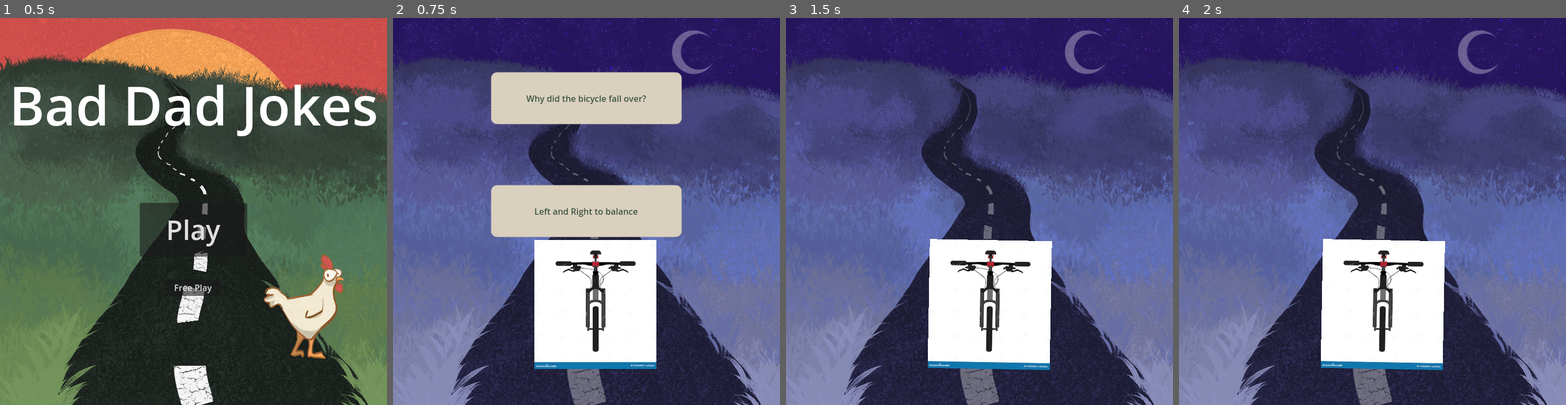
Above: before the commit, frames 1-4 (left to right).
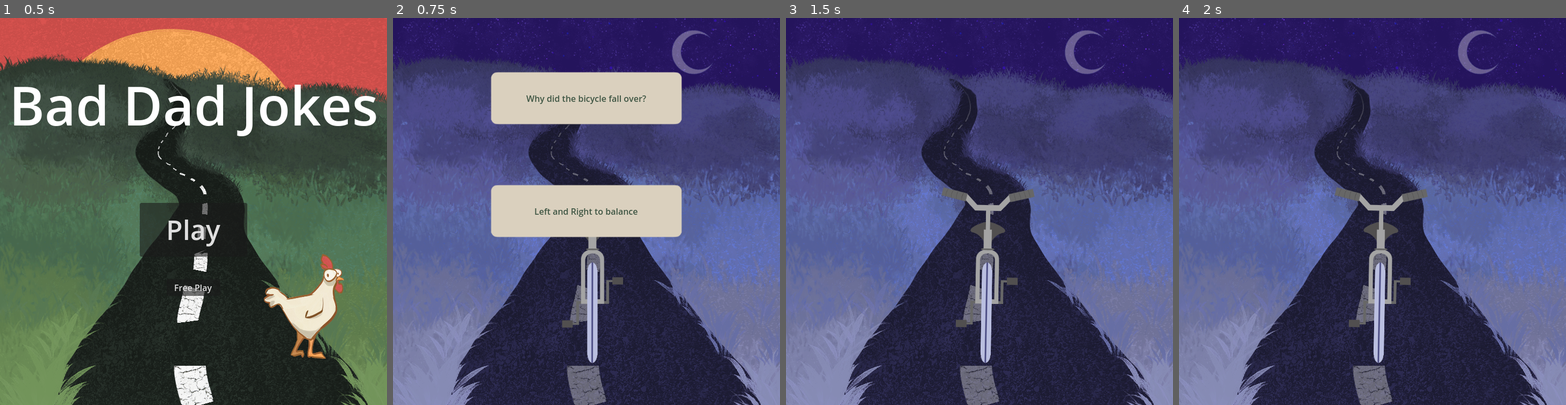
Above: after the commit, the same moments.

Repository: aceysmith/dad-jokes-irl
Game: Godot game, scene res://MainMenu/joke_picker.tscn
Same seed, same stepped clock (60 frames per second), same inputs: the game is played once before the commit and once after it. Sound files missing from this copy of the repository are replaced by a short silence.
Inputs (mouse positions are in pixels of both pictures, inside the frame that each line leads up to):
- Up to frame 1 (0.5 s): no input
- Up to frame 2 (0.75 s): click "Play" at 0.5 s
- Up to frame 3 (1.5 s): tap Enter (ui_accept) at 1.25 s; move the mouse to (1064, 192) at 1.27 s; hold D (other-right) from 1.28 s (still down); click (1064, 192) at 1.42 s
- Up to frame 4 (2 s): keep holding D (other-right); tap Enter (ui_accept) at 1.52 s

Frame 1 is identical in both runs. In frame 2, 10% of the frame differs, in the area x 36-69%, y 56-91%; in frame 3, 11%, in the area x 36-69%, y 43-91%; in frame 4, 11%.

Commit message:
Add bike asset

Diff:
--- a/MainMenu/joke_picker.tscn
+++ b/MainMenu/joke_picker.tscn
@@ -15,7 +15,7 @@
 [ext_resource type="Texture2D" uid="uid://bshkl0pbxoyvr" path="res://Wine/foot.png" id="11_igj0j"]
 [ext_resource type="AudioStream" uid="uid://cufno2m7w7ldk" path="res://MainMenu/Dad_Rag.mp3" id="11_lylin"]
 [ext_resource type="PackedScene" uid="uid://v0hubiwcfpbc" path="res://Wine/wine.tscn" id="12_p1phu"]
-[ext_resource type="Texture2D" uid="uid://s3xu7etmwwbt" path="res://Bike/bike.png" id="15_7uew0"]
+[ext_resource type="Texture2D" uid="uid://cagoeru3n5fk2" path="res://Bike/bike_single.png" id="15_7kq7g"]
 [ext_resource type="PackedScene" uid="uid://byqd0b72f64g5" path="res://Bike/bike.tscn" id="16_5hxdj"]
 [ext_resource type="Texture2D" uid="uid://dywk53p8t2p1u" path="res://ChickenCrosser/chicken_background.png" id="17_sk0vt"]
 
@@ -118,7 +118,7 @@
 
 [node name="BikeJokeButton" parent="JokesBox" instance=ExtResource("1_n1pko")]
 layout_mode = 2
-texture_normal = ExtResource("15_7uew0")
+texture_normal = ExtResource("15_7kq7g")
 joke_packed_scene = ExtResource("16_5hxdj")
 
 [node name="MainScreen" type="Sprite2D" parent="."]
Binary file changed: Bike/bike.png
Binary file added: Bike/bike_single.png
Not shown, added: Bike/bike_single.png.import
